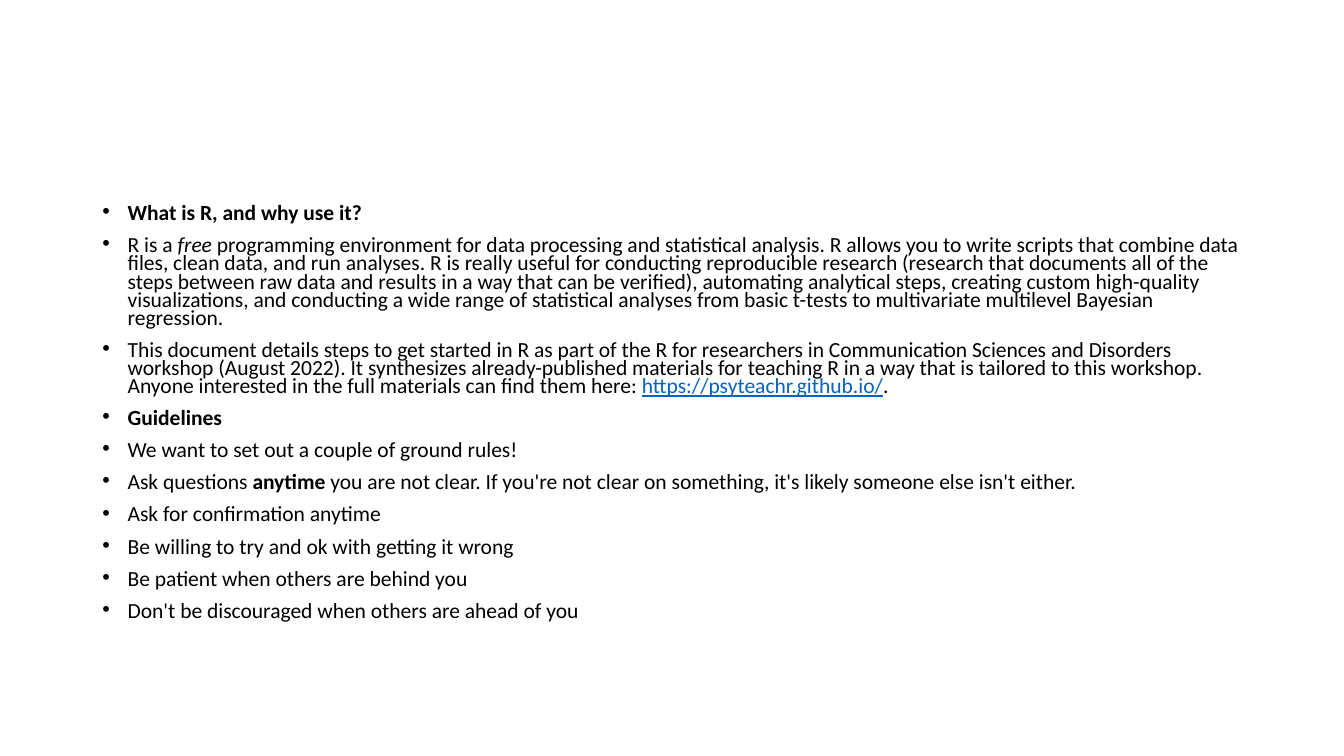
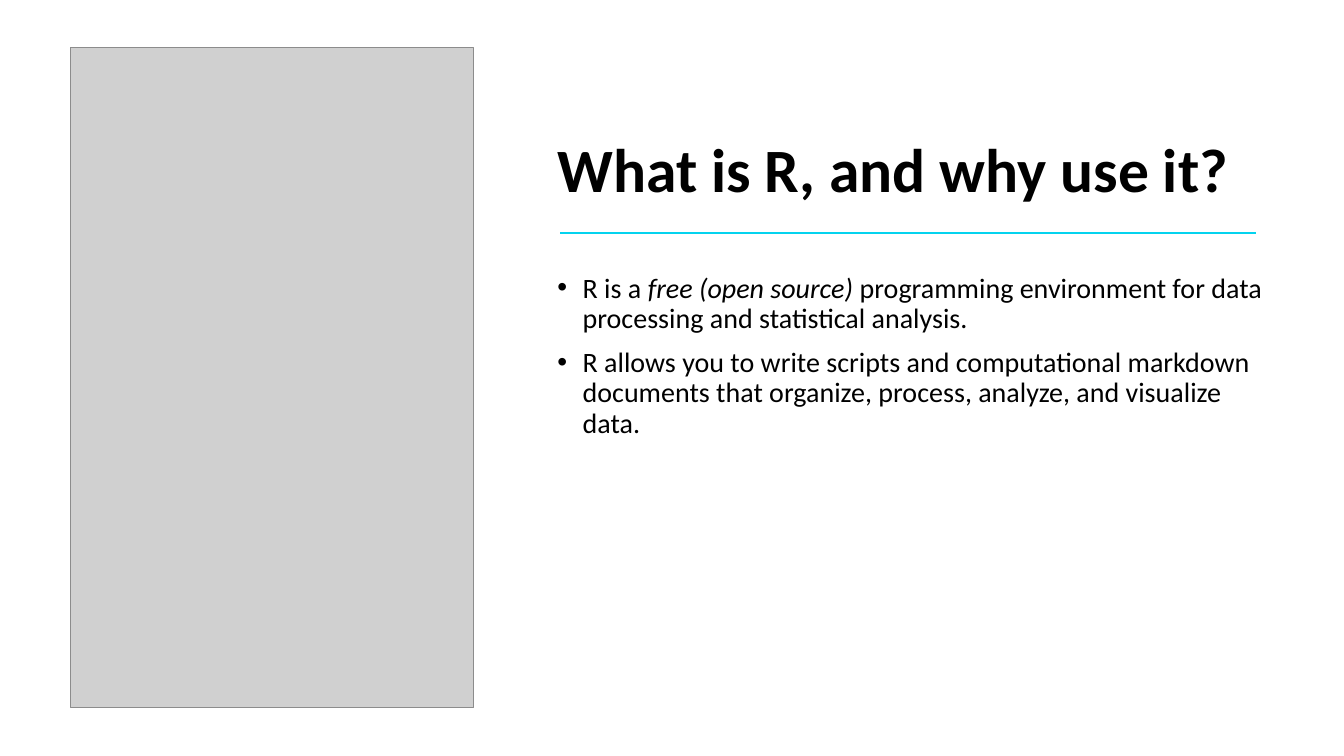
Before and after one commit to rbcavanaugh/pitt-csd-r-workshop, a slide deck: slide 2 of intro-to-workshop.pptx. Drawn at 1344x756 pixels with LibreOffice and Linux fonts; fonts in the diff are those of the drawing; grey boxes stand for pictures. Boxes give left, top, right and bottom in pixels: in the first picture for what was removed or moved away, otherwise in the second. Text is boxed around its words. In the diff, an @@ line names an element or a change of style, - is before the commit and + after.

```diff
--- a/intro-to-workshop.pptx
+++ b/intro-to-workshop.pptx
@@ picture added at <box>71,48,474,709</box> @@
@@ title added at <box>557,148,1228,202</box>, 44 pt, text #000000, bold @@
+What is R, and why use it?
@@ line added from (561, 233) to (1256, 233), #04D3EE 1.5 pt @@
@@ text at <box>583,277,1261,434</box>: text changed; size 15.4 to 20 pt @@
-• What is R, and why use it?
-• R is a free programming environment for data processing and statistical analysis. R allows you to write scripts that combine data files, clean data, and run analyses. R is really useful for conducting reproducible research (research that documents all of the steps between raw data and results in a way that can be verified), automating analytical steps, creating custom high-quality visualizations, and conducting a wide range of statistical analyses from basic t-tests to multivariate multilevel Bayesian regression.
-• This document details steps to get started in R as part of the R for researchers in Communication Sciences and Disorders workshop (August 2022). It synthesizes already-published materials for teaching R in a way that is tailored to this workshop. Anyone interested in the full materials can find them here: https://psyteachr.github.io/.
-• Guidelines
-• We want to set out a couple of ground rules!
-• Ask questions anytime you are not clear. If you're not clear on something, it's likely someone else isn't either.
-• Ask for confirmation anytime
-• Be willing to try and ok with getting it wrong
-• Be patient when others are behind you
-• Don't be discouraged when others are ahead of you
+• R is a free (open source) programming environment for data processing and statistical analysis.
+• R allows you to write scripts and computational markdown documents that organize, process, analyze, and visualize data.
```
Also in this commit, not shown: 1 other slide changed, 6 slides added, 3 other files.
